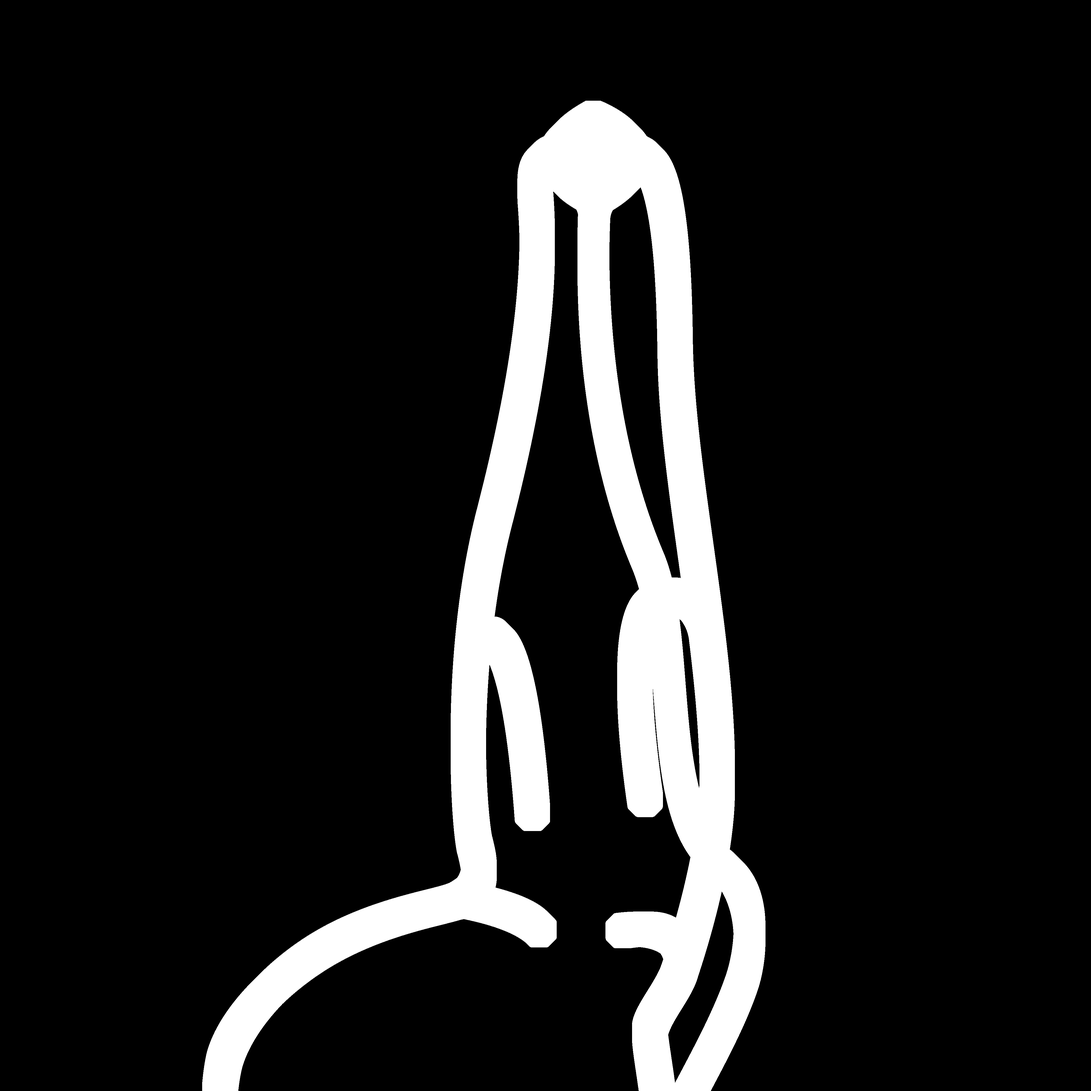
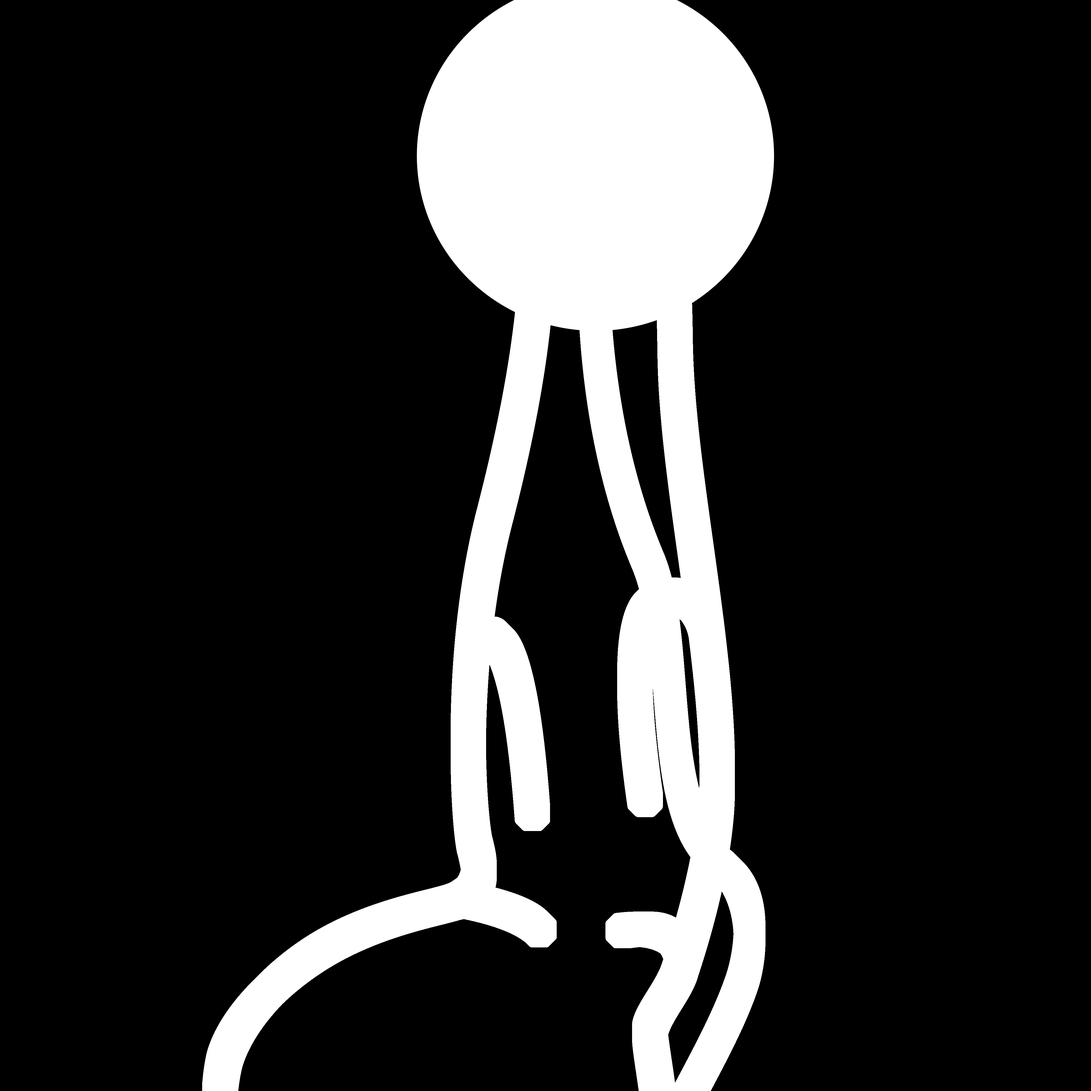
Comparing the layer stacks of the two 1091 × 1091 images. Changes:
painted on "Layer 2" over [417, 0, 775, 331]
